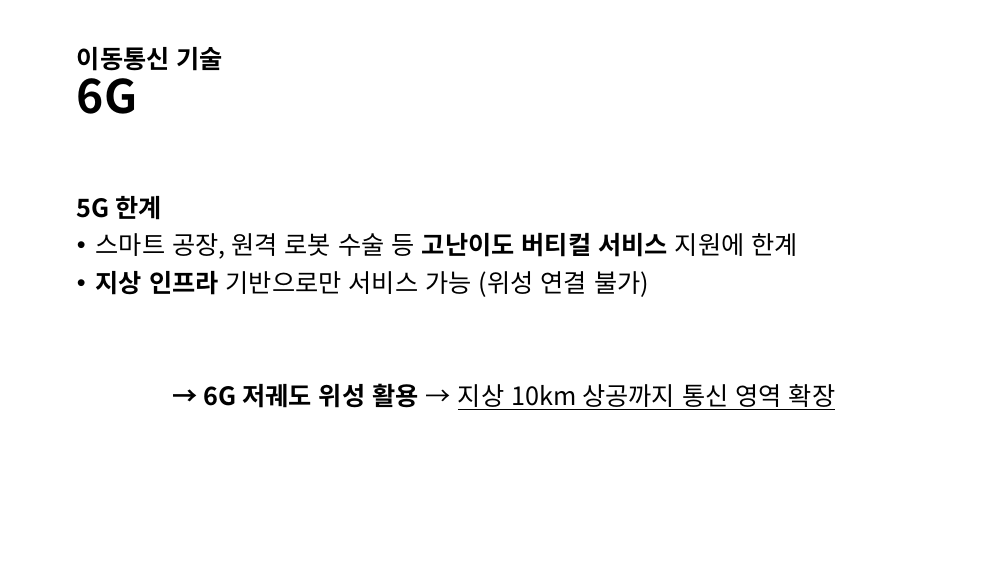
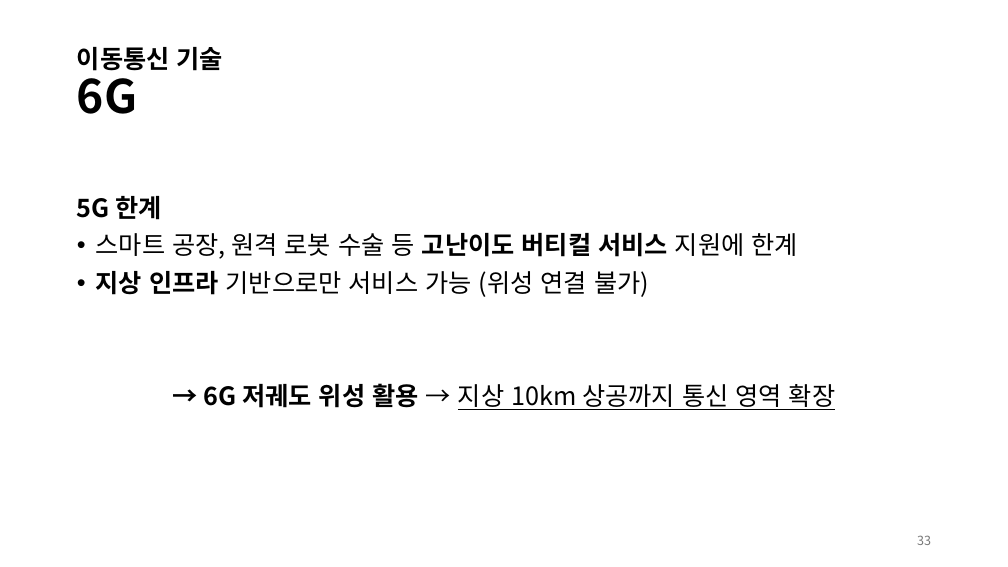
Before and after one commit to tlsdn0403/3-1-study, a slide deck: slide 33 of 네트워크 기초/발표자료_1/(3팀)이동통신기술 및 서비스.pptx. Drawn at 1008x567 pixels with LibreOffice and Linux fonts; fonts in the diff are those of the drawing. Boxes give left, top, right and bottom in pixels: in the first picture for what was removed or moved away, otherwise in the second. Text is boxed around its words. In the diff, an @@ line names an element or a change of style, - is before the commit and + after.

```diff
--- a/네트워크 기초/발표자료_1/(3팀)이동통신기술 및 서비스.pptx
+++ b/네트워크 기초/발표자료_1/(3팀)이동통신기술 및 서비스.pptx
@@ page number added at <box>917,535,931,545</box>, 12 pt, text #797979 @@
+33
```
Also in this commit, not shown: 41 other slides changed, 7 slides added, 16 other files.
